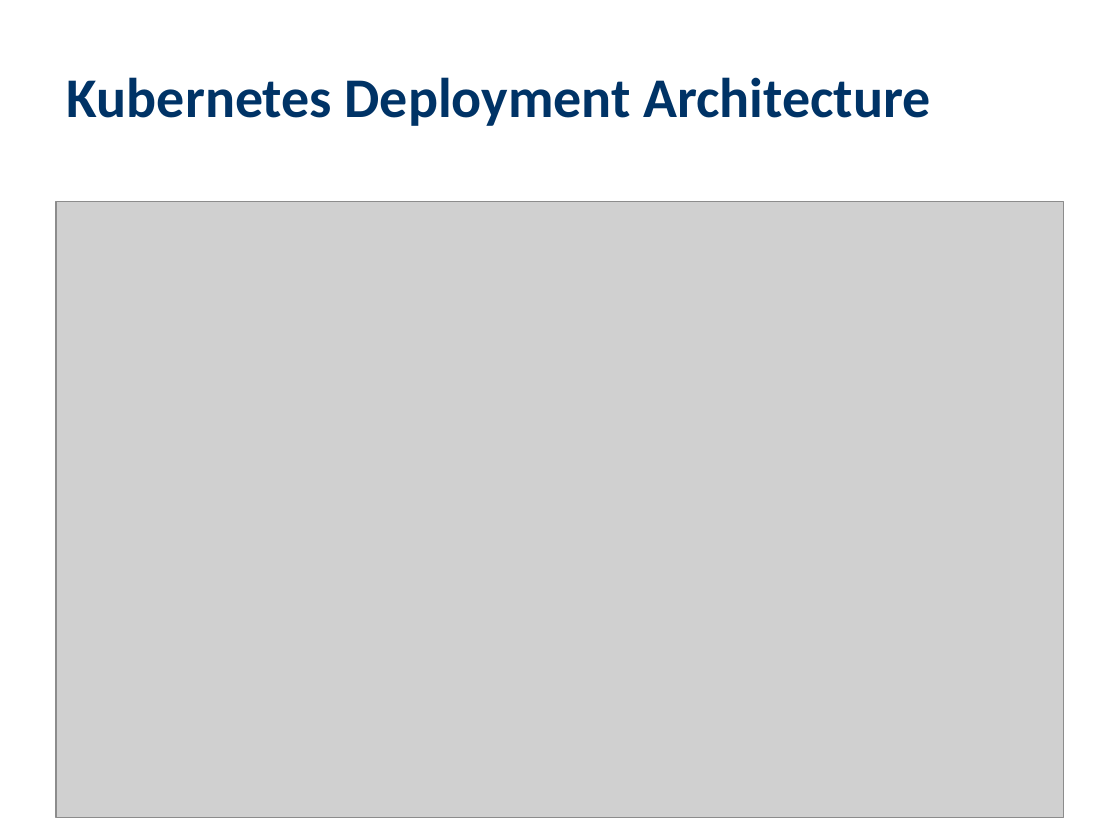
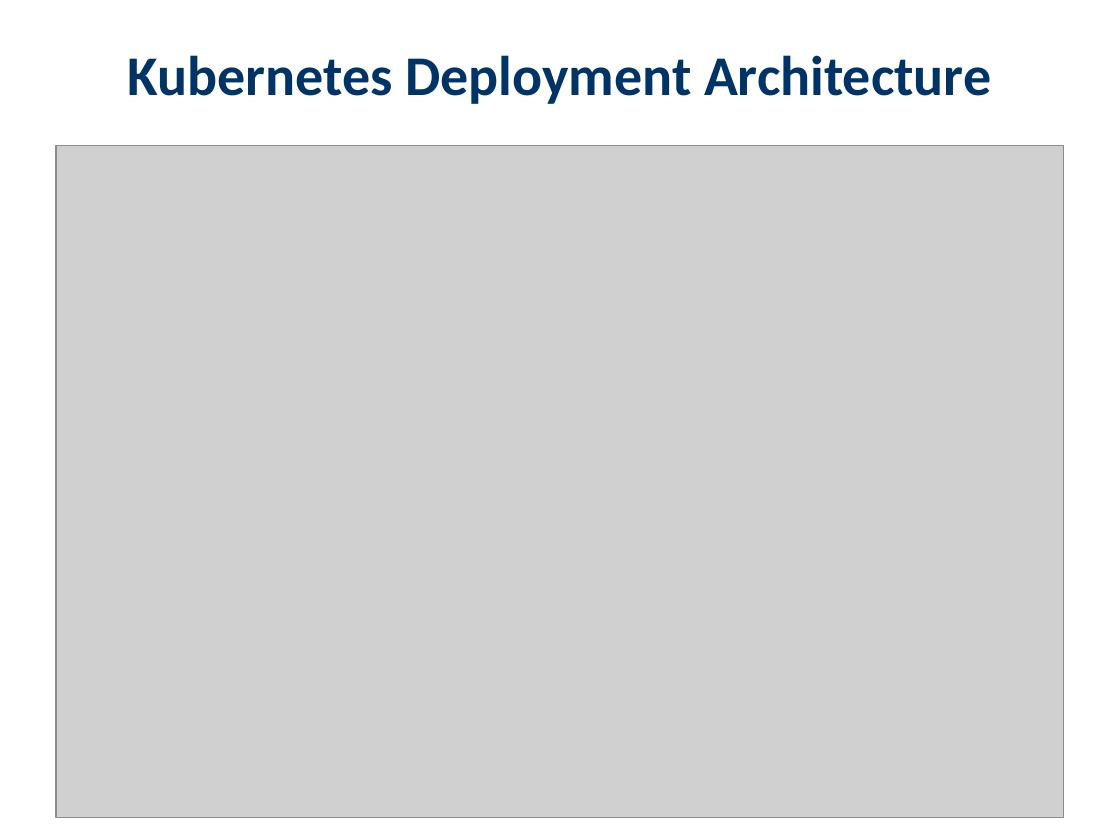
Before and after one commit to lucadagati/ros_wasm_example, a slide deck: slide 5 of microROS_WASM_K8s_Feasibility.pptx (slide 4 before the commit). Drawn at 1120x840 pixels with LibreOffice and Linux fonts; fonts in the diff are those of the drawing; grey boxes stand for pictures. Boxes give left, top, right and bottom in pixels: in the first picture for what was removed or moved away, otherwise in the second. Text is boxed around its words. In the diff, an @@ line names an element or a change of style, - is before the commit and + after.

Commit message:
Final PPTX: All diagrams show ROS executing INSIDE WASM runtime
- Recreated all PlantUML diagrams with explicit ROS-in-WASM labels
- Updated PPTX structure: 7 slides with clear architecture and workflow
- All diagrams emphasize: ROS code compiled to WASM, executed by WASM runtime
- No external ROS process, direct WASM-to-WASM communication
- Complete architecture schema and workflow diagrams included
- All PNG regenerated with updated visualizations

```diff
--- a/microROS_WASM_K8s_Feasibility.pptx
+++ b/microROS_WASM_K8s_Feasibility.pptx
@@ text "Kubernetes Deployment Architecture": place and size @@
-text "Kubernetes Deployment Architecture" at [67,77,930,126]
+text "Kubernetes Deployment Architecture" at [128,55,991,104]
@@ text "Kubernetes Deployment Architecture" at [128,55,991,104]: alignment left to centre @@
@@ picture: place and size @@
-picture at [56,202,1064,818]
+picture at [56,146,1064,818]
```
Also in this commit, not shown: 3 other slides changed, 2 slides added, 6 slides removed, 9 other files.
